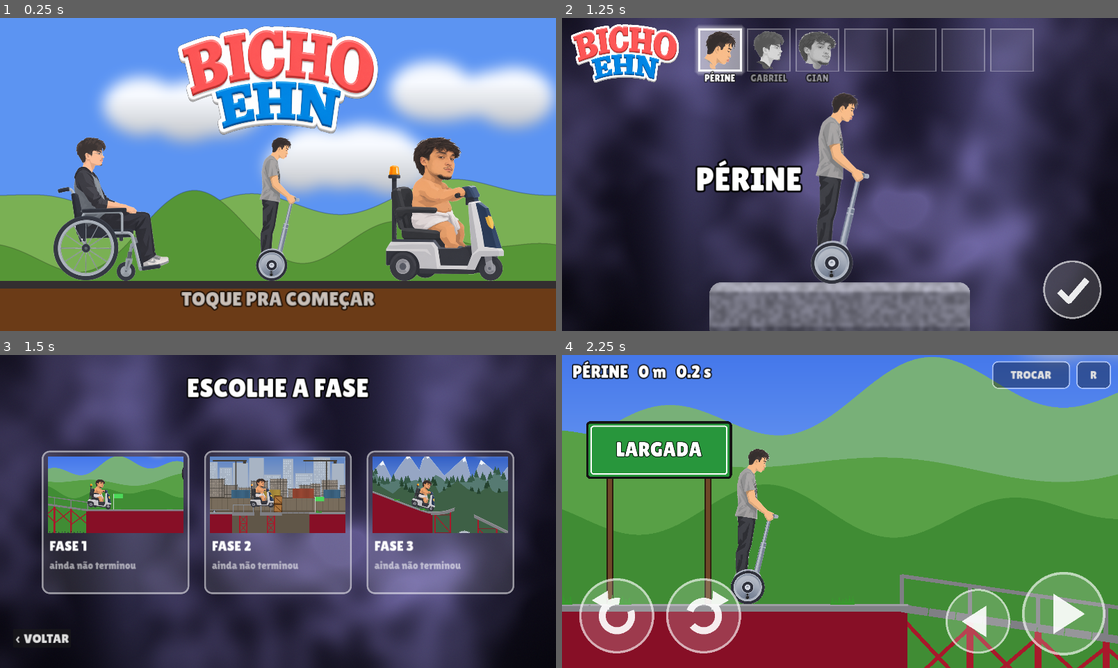
Above: before the commit, frames 1-4 (two rows, left to right).
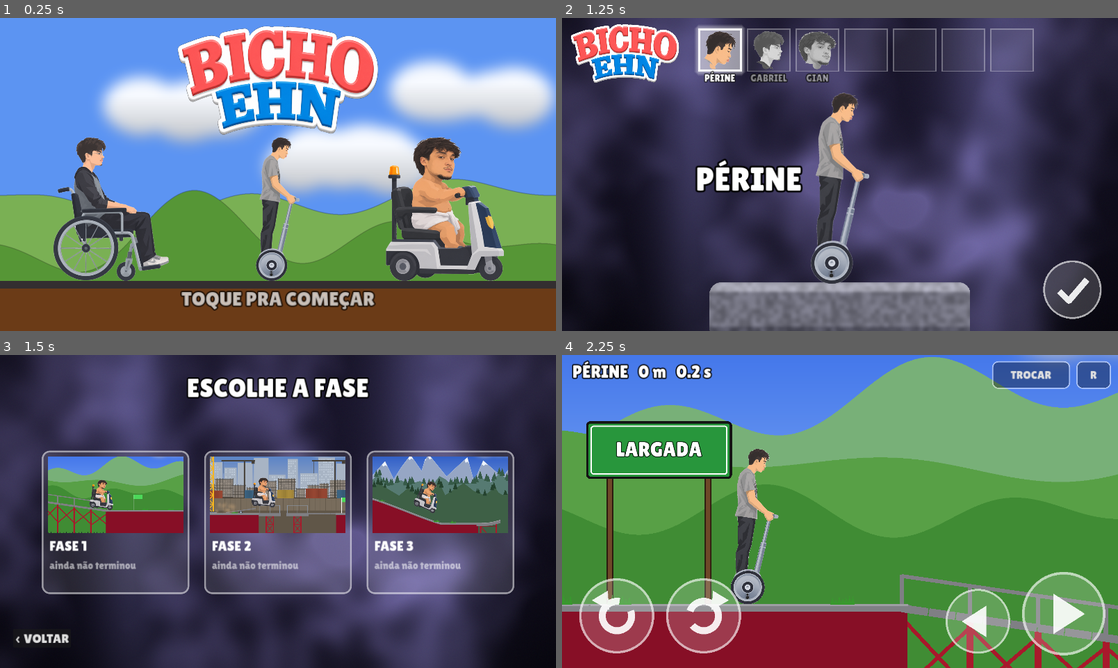
Above: after the commit, the same moments.

Repository: site-oficial-br-y/variant.agencia
Game: Godot game, scene res://levels/Abertura.tscn
Two runs of this game, one before a commit and one after it. Both use one fixed random seed, a clock stepped at 60 frames per second and the inputs below.
Inputs (mouse positions are in pixels of both pictures, inside the frame that each line leads up to):
- Up to frame 1 (0.25 s): no input
- Up to frame 2 (1.25 s): tap Enter at 0.5 s; move the mouse to (962, 158) at 0.52 s; hold D from 0.53 s (still down); tap Space (eject) at 0.6 s; click (962, 158) at 0.67 s
- Up to frame 3 (1.5 s): release D at 1.25 s; click (511, 627) at 1.25 s
- Up to frame 4 (2.25 s): click "FASE 1" at 2 s

Frames 1-2 are identical in both runs. In frame 3, 5.7% of the frame differs, in the area x 8-92%, y 32-57%; in frame 4, nothing differs.

Commit message:
Bicho Ehn: fase 2 ajustada (predio 520, bot espera prensa de mais longe), miniaturas novas
Co-Authored-By: Claude Opus 5.5 <noreply@anthropic.com>
Claude-Session: https://claude.ai/code/session_014hX2KsBke7Sq6MsZDXhCCQ

Diff:
--- a/jogo-godot/autoload/Playtest.gd
+++ b/jogo-godot/autoload/Playtest.gd
@@ -187,7 +187,7 @@
 func _esperar_prensa(foco: Node2D) -> bool:
 	for p in get_tree().get_nodes_in_group("pistao"):
 		var dist: float = float(p.get_meta("x")) - foco.global_position.x
-		if dist < 300.0 or dist > 2000.0 or _prensas_liberadas.has(p):
+		if dist < 300.0 or dist > 2800.0 or _prensas_liberadas.has(p):
 			continue
 		var ch: Dictionary = _fase().player.D["chassi"]
 		var vmax: float = float(ch["vmax"]) * _fase().player.velocidade
--- a/jogo-godot/levels/Main.gd
+++ b/jogo-godot/levels/Main.gd
@@ -465,7 +465,7 @@
 	for volta in 3:
 		_cp(c, p)
 		p = _t_prensa(p)
-		p = _t_predio(p, 520.0 + volta * 90.0)
+		p = _t_predio(p)
 		p = _t_plano(p, 1500)
 		p = _t_voo(p, "espinhos")
 		p = _t_mega(p, qv * 3.0, -qv)
Binary file changed: jogo-godot/assets/ui/fase_1.png
Binary file changed: jogo-godot/assets/ui/fase_2.png
Binary file changed: jogo-godot/assets/ui/fase_3.png
Not shown, changed: rodas/godot/index.html
Not shown, changed: rodas/godot/index.pck
